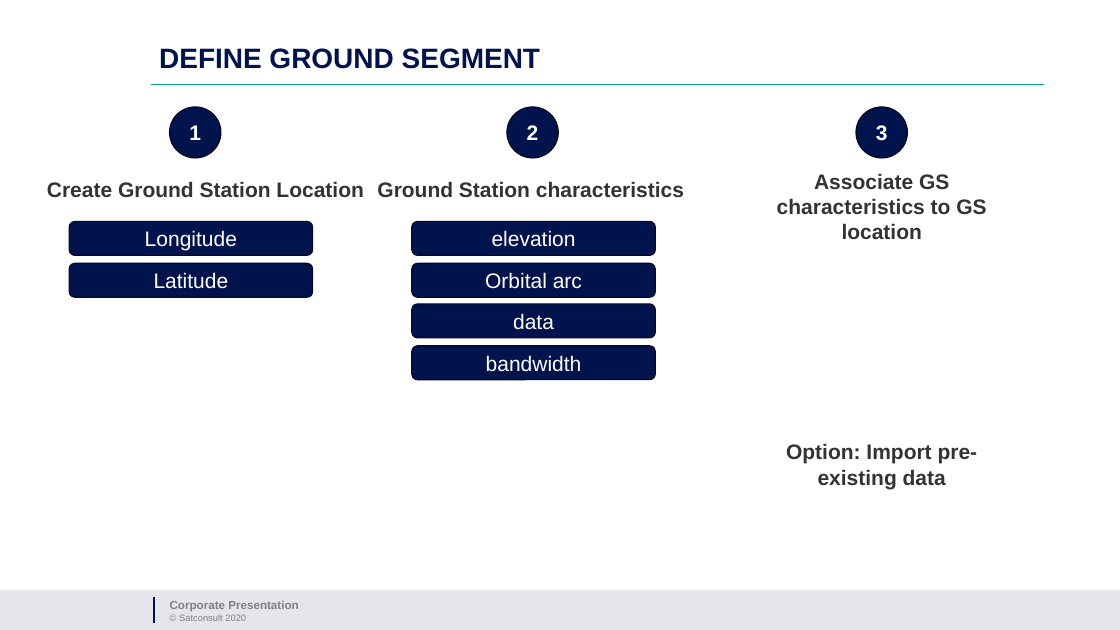
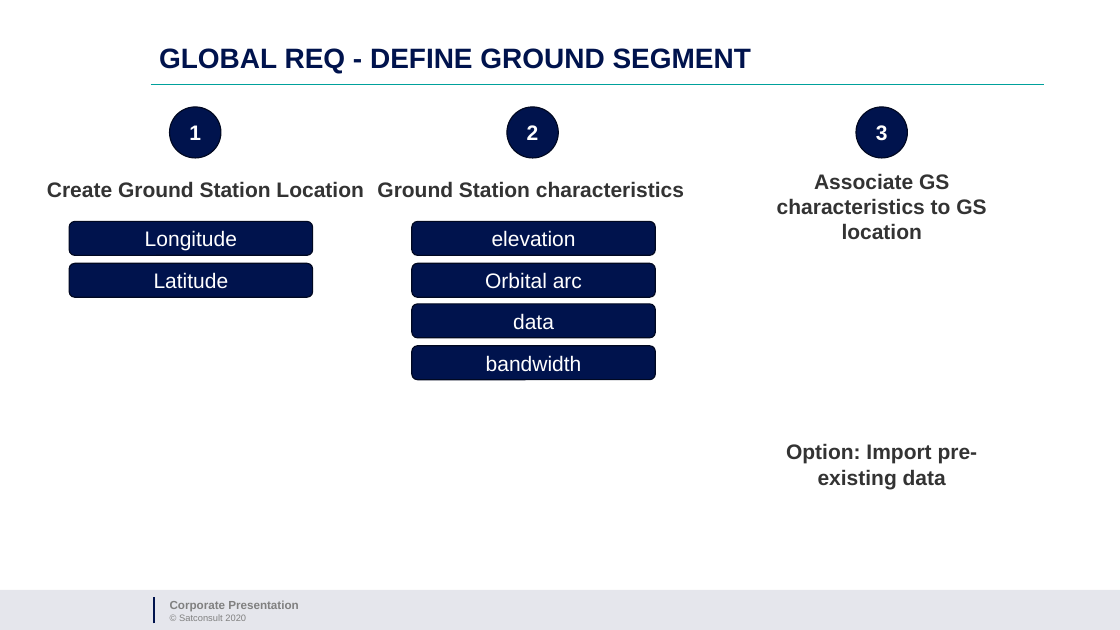
Before and after one commit to leoid3/EO_Tools, a slide deck: slide 11 of Earth Observation Tool.pptx (slide 8 before the commit). Drawn at 1120x630 pixels with LibreOffice and Linux fonts; fonts in the diff are those of the drawing; background and template pictures are left out. Boxes give left, top, right and bottom in pixels: in the first picture for what was removed or moved away, otherwise in the second. Text is boxed around its words. In the diff, an @@ line names an element or a change of style, - is before the commit and + after.

```diff
--- a/Earth Observation Tool.pptx
+++ b/Earth Observation Tool.pptx
@@ title at [159, 48, 751, 73]: text changed @@
-DEFINE GROUND SEGMENT
+GLOBAL REQ - DEFINE GROUND SEGMENT
```
Also in this commit, not shown: 7 other slides changed, 3 slides added, 1 slide removed, 3 other files.
